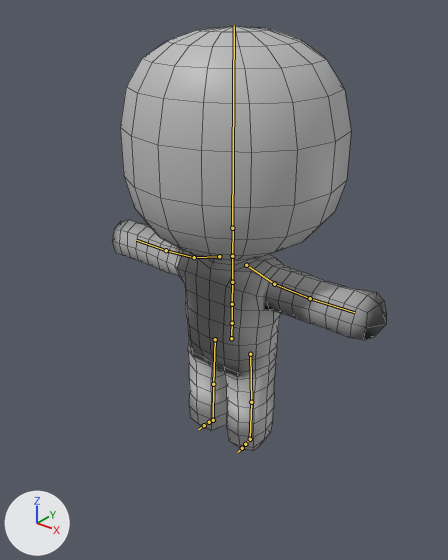
The FBX model Editor/IKRig/Carry_Start.fbx as it was, and as the next commit left it.
One viewpoint serves both versions: a camera (50 mm lens) standing at (2.83, -3.65, 3.78) and looking at (0.12, -0.26, 1.68). Lighting does not change. The marker at lower left points along +X, +Y and +Z. The older version comes first. The bones that change, and the others that lie on the model, are drawn over the model as lines. Mesh edges are drawn as thin lines.

Objects in the first picture: 'StickMan'.
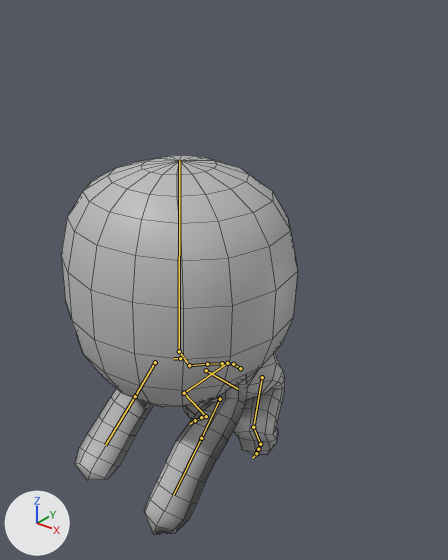
The newer file adds an action. The first version stands in its rest pose; the second is drawn at frame 1 of the action 'anim_Clip1'.

Pixel boxes [x1, y1, x2, y2] of what changed, in the pictures (448 x 560 px):
'StickMan', posed (14% narrower, 11% shorter): before [112, 26, 386, 451]; after [62, 155, 298, 535]
bone 'mixamorig:Hips', root to tip: before (231, 338) to (232, 319); after (240, 368) to (231, 363)
bone 'mixamorig:Spine', root to tip: before (232, 323) to (232, 304); after (233, 364) to (222, 363)
bone 'mixamorig:Spine1', root to tip: before (232, 304) to (232, 282); after (222, 363) to (207, 364)
bone 'mixamorig:Spine2', root to tip: before (232, 282) to (232, 255); after (207, 364) to (189, 365)
bone 'mixamorig:Neck', root to tip: before (232, 256) to (233, 228); after (189, 365) to (179, 351)
bone 'mixamorig:Head', root to tip: before (232, 228) to (234, 25); after (179, 351) to (179, 160)
bone 'mixamorig:LeftShoulder', root to tip: before (246, 265) to (274, 284); after (206, 370) to (238, 389)
bone 'mixamorig:LeftArm', root to tip: before (274, 284) to (310, 298); after (220, 399) to (201, 438)
bone 'mixamorig:LeftForeArm', root to tip: before (310, 298) to (354, 312); after (201, 438) to (173, 495)
bone 'mixamorig:RightShoulder', root to tip: before (219, 256) to (194, 257); after (180, 358) to (173, 358)
bone 'mixamorig:RightArm', root to tip: before (194, 257) to (166, 250); after (155, 362) to (135, 396)
bone 'mixamorig:RightForeArm', root to tip: before (166, 250) to (136, 240); after (135, 396) to (105, 445)
bone 'mixamorig:LeftUpLeg', root to tip: before (250, 354) to (251, 402); after (262, 377) to (253, 427)
bone 'mixamorig:LeftLeg', root to tip: before (251, 402) to (250, 439); after (253, 427) to (260, 444)
bone 'mixamorig:LeftFoot', root to tip: before (250, 439) to (245, 444); after (260, 444) to (258, 449)
bone 'mixamorig:RightUpLeg', root to tip: before (215, 339) to (213, 384); after (227, 363) to (184, 393)
bone 'mixamorig:RightLeg', root to tip: before (213, 384) to (213, 420); after (184, 393) to (206, 416)
bone 'mixamorig:RightFoot', root to tip: before (213, 420) to (209, 422); after (206, 416) to (201, 417)

The change in detail:
Bone 'mixamorig:Hips' (bone_mixamorig_hips) moves from (0.0, 0.0, 0.0) to (1.0, -36.8, -11.7).
Bone 'mixamorig:Hips' (bone_mixamorig_hips) turns from (0, 0, 0) to (45, 1, -1) degrees about its own x, y and z.
Bone 'mixamorig:Spine' (bone_mixamorig_spine) turns from (0, 0, 0) to (17, 2, 2) degrees about its own x, y and z.
Bone 'mixamorig:Spine1' (bone_mixamorig_spine1) turns from (0, 0, 0) to (2, -1, 1) degrees about its own x, y and z.
Bone 'mixamorig:Spine2' (bone_mixamorig_spine2) turns from (0, 0, 0) to (2, 1, 1) degrees about its own x, y and z.
Bone 'mixamorig:Neck' (bone_mixamorig_neck) turns from (0, 0, 0) to (-34, -2, -5) degrees about its own x, y and z.
Bone 'mixamorig:Head' (bone_mixamorig_head) turns from (0, 0, 0) to (-34, -3, 3) degrees about its own x, y and z.
Bone 'mixamorig:LeftShoulder' (bone_mixamorig_leftshoulder) turns from (0, 0, 0) to (12, 5, 17) degrees about its own x, y and z.
Bone 'mixamorig:LeftArm' (bone_mixamorig_leftarm) moves from (0.0, 0.0, 0.0) to (-6.3, -3.2, -21.3).
Bone 'mixamorig:LeftArm' (bone_mixamorig_leftarm) turns from (0, 0, 0) to (-27, -13, 84) degrees about its own x, y and z.
Bone 'mixamorig:LeftArm' (bone_mixamorig_leftarm) is rescaled from (1.0, 1.0, 1.0) to (1.0, 0.97, 1.0).
Bone 'mixamorig:LeftForeArm' (bone_mixamorig_leftforearm) turns from (0, 0, 0) to (4, 0, 1) degrees about its own x, y and z.
Bone 'mixamorig:LeftForeArm' (bone_mixamorig_leftforearm) is rescaled from (1.0, 1.0, 1.0) to (1.0, 1.26, 1.0).
Bone 'mixamorig:RightShoulder' (bone_mixamorig_rightshoulder) moves from (0.0, 0.0, 0.0) to (-1.1, -0.2, -0.5).
Bone 'mixamorig:RightShoulder' (bone_mixamorig_rightshoulder) turns from (0, 0, 0) to (22, -4, -18) degrees about its own x, y and z.
Bone 'mixamorig:RightArm' (bone_mixamorig_rightarm) moves from (0.0, 0.0, 0.0) to (2.9, -9.3, -21.2).
Bone 'mixamorig:RightArm' (bone_mixamorig_rightarm) turns from (0, 0, 0) to (-32, 24, -90) degrees about its own x, y and z.
Bone 'mixamorig:RightArm' (bone_mixamorig_rightarm) is rescaled from (1.0, 1.0, 1.0) to (1.0, 0.97, 1.0).
Bone 'mixamorig:RightForeArm' (bone_mixamorig_rightforearm) turns from (0, 0, 0) to (4, 0, -1) degrees about its own x, y and z.
Bone 'mixamorig:RightForeArm' (bone_mixamorig_rightforearm) is rescaled from (1.0, 1.0, 1.0) to (1.0, 1.26, 1.0).
Bone 'mixamorig:LeftUpLeg' (bone_mixamorig_leftupleg) turns from (0, 0, 0) to (109, -24, -7) degrees about its own x, y and z.
Bone 'mixamorig:LeftLeg' (bone_mixamorig_leftleg) turns from (0, 0, 0) to (-96, -9, -6) degrees about its own x, y and z.
Bone 'mixamorig:LeftFoot' (bone_mixamorig_leftfoot) turns from (0, 0, 0) to (33, 0, -1) degrees about its own x, y and z.
Bone 'mixamorig:RightUpLeg' (bone_mixamorig_rightupleg) turns from (0, 0, 0) to (110, 23, 14) degrees about its own x, y and z.
Bone 'mixamorig:RightLeg' (bone_mixamorig_rightleg) turns from (0, 0, 0) to (-96, 10, 10) degrees about its own x, y and z.
Bone 'mixamorig:RightFoot' (bone_mixamorig_rightfoot) turns from (0, 0, 0) to (34, -2, 0) degrees about its own x, y and z.
